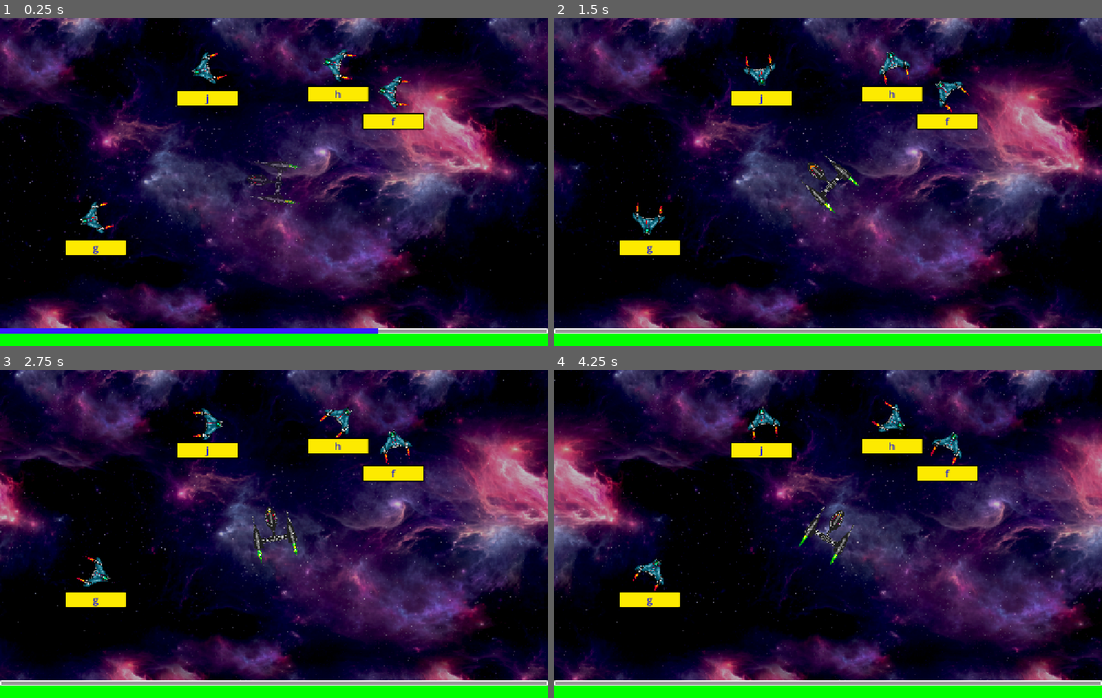
Above: before the commit, frames 1-4 (two rows, left to right).
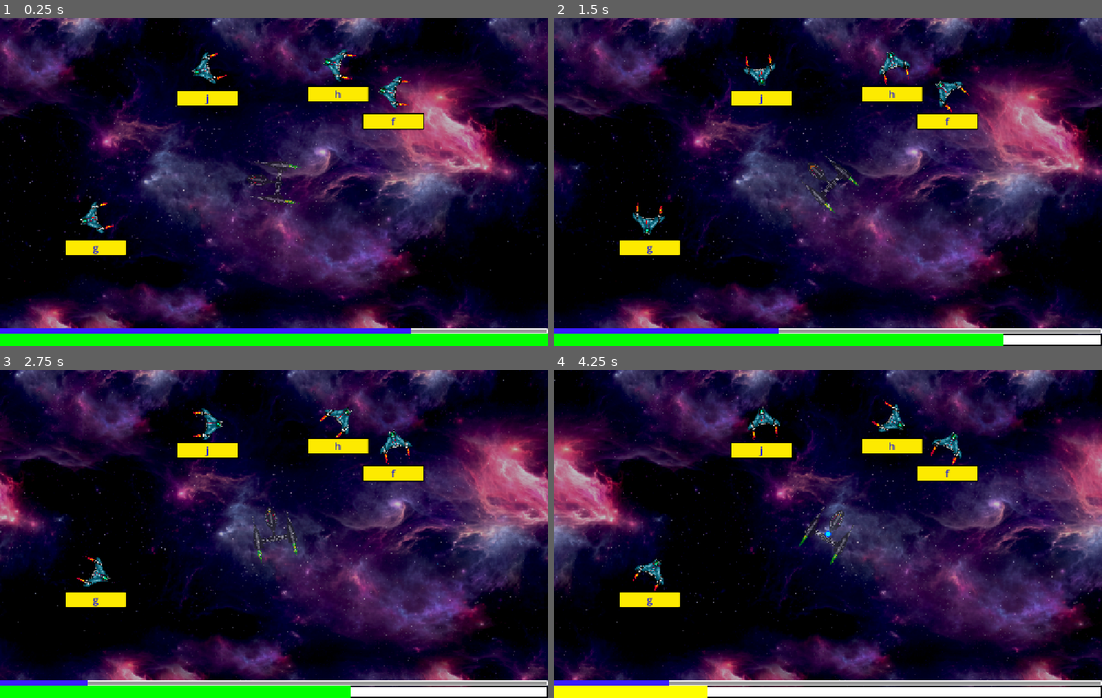
Above: after the commit, the same moments.

Repository: RaulHuertas/galaxy-keys
Game: Godot game, scene res://practice_game.tscn
The game is run twice, just before and just after one commit, with the same random seed, the same clock (stepped at 60 frames per second) and the same inputs.
Inputs:
- Up to frame 1 (0.25 s): no input
- Up to frame 2 (1.5 s): tap Enter at 0.5 s
- Up to frame 3 (2.75 s): no input
- Up to frame 4 (4.25 s): no input

The runs differ from the first frame. In frame 1, 0.1% of the frame differs, in the area x 69-75%, y 94-97%; in frame 2, 1.5%; in frame 3, 1.8%; in frame 4, 4.4%, in the area x 0-100%, y 41-100%.

Commit message:
added a mechanism to shoot the main ship after a certain time

Diff:
--- a/main_ship.gd
+++ b/main_ship.gd
@@ -12,7 +12,7 @@
 		if(camouflaged==value):
 			return
 		camouflaged = value
-		if value:
+		if camouflaged:
 			sprite.modulate.a = 1.0
 		else:
 			sprite.modulate.a = 255.0
--- a/practice_game.gd
+++ b/practice_game.gd
@@ -7,6 +7,7 @@
 @onready var target_beam : Line2D = %target_beam
 @onready var enemy_beam : Line2D = %enemy_beam
 @onready var main_ship_beam : Sprite2D = %main_ship_beam
+@onready var enemy_ship_beam : Sprite2D = %enemy_ship_beam
 @onready var status_bar : HealthBar = %status_bar
 @onready var dead_label : Control = %dead_label
 
@@ -38,17 +39,19 @@
 
 var camo_tween
 func reactivate_camo():
-	if camo_tween:
-		camo_tween.kill() # Abort the previous animation.
+	cancel_camo() # Abort the previous animation.
 	camo_tween = create_tween()
 	main_ship.camouflaged = true
 	status_bar.camouflage = 100
-	camo_tween.tween_property(status_bar, "camouflage", 0, 0.8)
+	camo_tween.tween_property(status_bar, "camouflage", 0, 1.0)
 	camo_tween.tween_callback(camo_down)
+
+func cancel_camo():
+	if camo_tween:
+		camo_tween.kill()
 
 func camo_down():
 	main_ship.camouflaged = false
-	print("camo down!")
 
 func spawn_enemies():
 	for ship in enemy_ships:
@@ -98,6 +101,7 @@
 func restart_game():
 	status_bar.health = 100
 	main_ship_beam.hide()
+	enemy_ship_beam.hide()
 	target_beam.hide()
 	enemy_beam.hide()
 	main_ship.camouflaged = true
@@ -116,8 +120,13 @@
 		target_beam.set_point_position(1, current_ship.position)
 
 		aim_to_ship( current_ship.get_sprite(), main_ship.sprite)
-	else:
-		pass
+	elif state == State.FREE:
+		if !main_ship.camouflaged:
+			print("NO CAMO")
+			trigger_enemy_shot()
+			reactivate_camo()
+			shoot_received(18)
+			pass
 	#for i in enemy_ships.size():
 	#		var ship = enemy_ships[i]
 	#		aim_to_ship(ship.get_sprite(), main_ship)
@@ -144,7 +153,7 @@
 	state = State.DEAD
 	dead_label.show()
 
-func animate_shot(posA: Node2D, posB: Node2D):
+func animate_shot(posA: Node2D, posB: Node2D, sprite:Node2D = main_ship_beam):
 	var tween = get_tree().create_tween()
 	main_ship_beam.position = posA.position
 	main_ship_beam.scale = Vector2(1.0, 1.0)
@@ -152,6 +161,11 @@
 	tween.tween_property(main_ship_beam, "position", posB.position, 0.25)
 	tween.tween_property(main_ship_beam, "scale", Vector2(), 0.05)
 	tween.tween_callback(main_ship_beam.hide)
+
+func trigger_enemy_shot():
+	for ship in enemy_ships:
+		if ship.visible:
+			animate_shot(ship, main_ship, enemy_ship_beam)
 
 func _input(event):
 	if event is InputEventKey and event.pressed and not event.echo:
@@ -168,10 +182,13 @@
 					ship.make_locked()
 					main_ship.play_lock_sound()
 					main_ship.camouflaged = false
+					cancel_camo()
 					current_ship = ship
 					self.state = State.LOCKED
 					target_beam.show()
 					break
+
+
 		elif state == State.LOCKED: # SHOOT TO THE ENEMIES
 			var hit = current_ship.target_try(key)
 			if hit:
@@ -194,7 +211,7 @@
 				print("Enemy destroyed!")
 				state = State.FREE
 				target_beam.hide()
-				main_ship.camouflaged = true
+				reactivate_camo()
 				main_ship.play_unlock_sound()
 				if remaining_ships()==0:
 					spawn_enemies()
--- a/practice_game.tscn
+++ b/practice_game.tscn
@@ -6,6 +6,7 @@
 [ext_resource type="PackedScene" uid="uid://o3j5734mn7e3" path="res://main_ship.tscn" id="4_dy8u4"]
 [ext_resource type="Texture2D" uid="uid://dv8httmt75gvo" path="res://assets/flipbooks/main_ship_beam_solo.png" id="5_dur40"]
 [ext_resource type="PackedScene" uid="uid://t3coxrbls8x6" path="res://HealthBar.tscn" id="6_hq0y4"]
+[ext_resource type="Texture2D" uid="uid://cmh0w2un4bpuy" path="res://assets/flipbooks/main_ship_beam_center.png" id="6_j8y42"]
 [ext_resource type="Script" uid="uid://bqlyn7ugfjunv" path="res://health_bar.gd" id="7_62tn4"]
 
 [sub_resource type="Gradient" id="Gradient_dy8u4"]
@@ -121,6 +122,11 @@
 position = Vector2(441, 370)
 texture = ExtResource("5_dur40")
 
+[node name="enemy_ship_beam" type="Sprite2D" parent="." unique_id=981396047]
+unique_name_in_owner = true
+position = Vector2(441, 370)
+texture = ExtResource("6_j8y42")
+
 [node name="status_bar" parent="." unique_id=1435057563 instance=ExtResource("6_hq0y4")]
 unique_name_in_owner = true
 script = ExtResource("7_62tn4")
